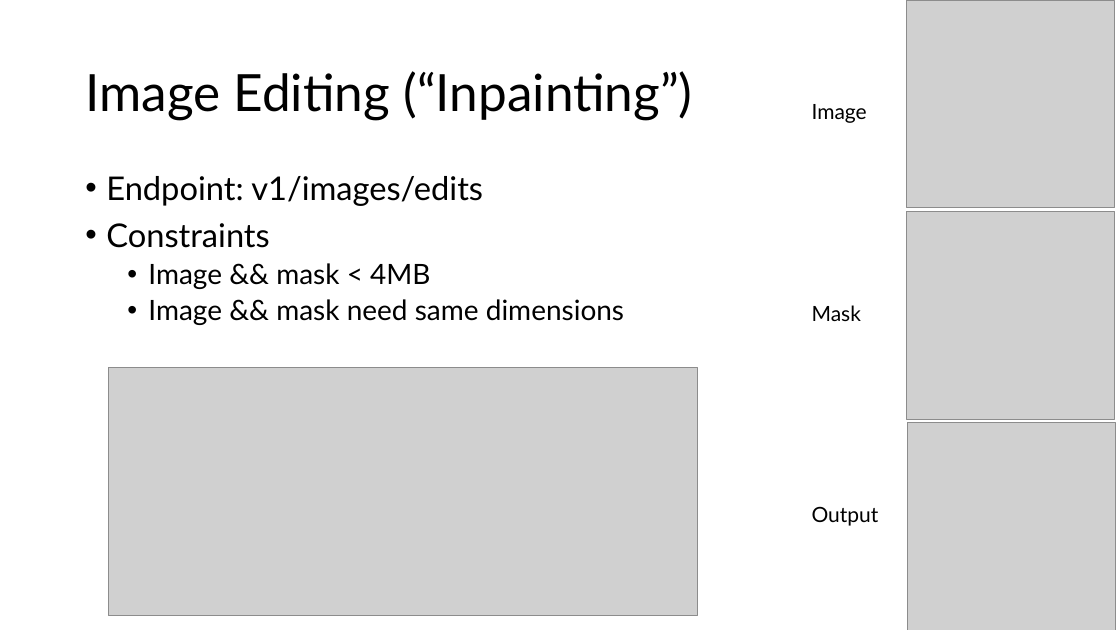
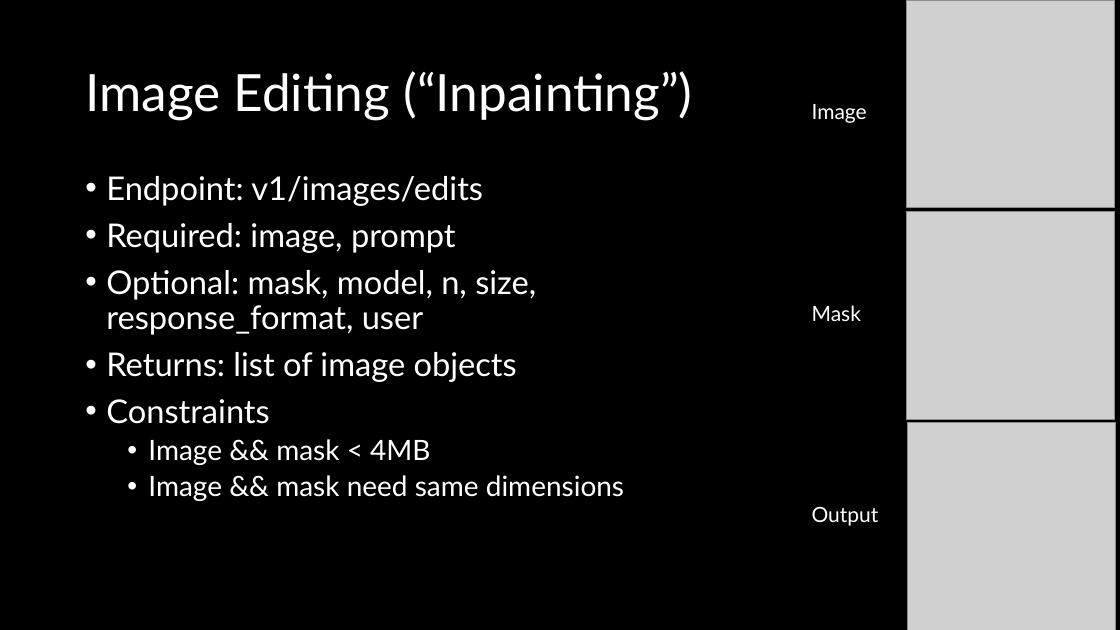
Before and after one commit to sammmmmmiller/CS584, a slide deck: slide 6 of cs584present.pptx. Drawn at 1120x630 pixels with LibreOffice and Linux fonts; fonts in the diff are those of the drawing; grey boxes stand for pictures. Boxes give left, top, right and bottom in pixels: in the first picture for what was removed or moved away, otherwise in the second. Text is boxed around its words. In the diff, an @@ line names an element or a change of style, - is before the commit and + after.

```diff
--- a/cs584present.pptx
+++ b/cs584present.pptx
@@ background #FFFFFF to #000000 @@
@@ title "Image Editing (“Inpainting”)" at bbox=[85, 71, 692, 120]: text colour #000000 to #FFFFFF @@
@@ text "Image" at bbox=[812, 104, 879, 526]: text colour #000000 to #FFFFFF @@
@@ text at bbox=[106, 176, 624, 501]: text colour #000000 to #FFFFFF in "Endpoint: v1/images/edits", "Constraints", "Image && mask < 4MB", "Image && mask need same dimensions" @@
@@ text at bbox=[106, 223, 536, 382]: paragraphs added @@
+• Required: image, prompt
+• Optional: mask, model, n, size, response_format, user
+• Returns: list of image objects
@@ picture removed at bbox=[108, 368, 698, 616] @@
```
Also in this commit, not shown: 21 other slides changed, 4 slides added, 3 slides removed.
